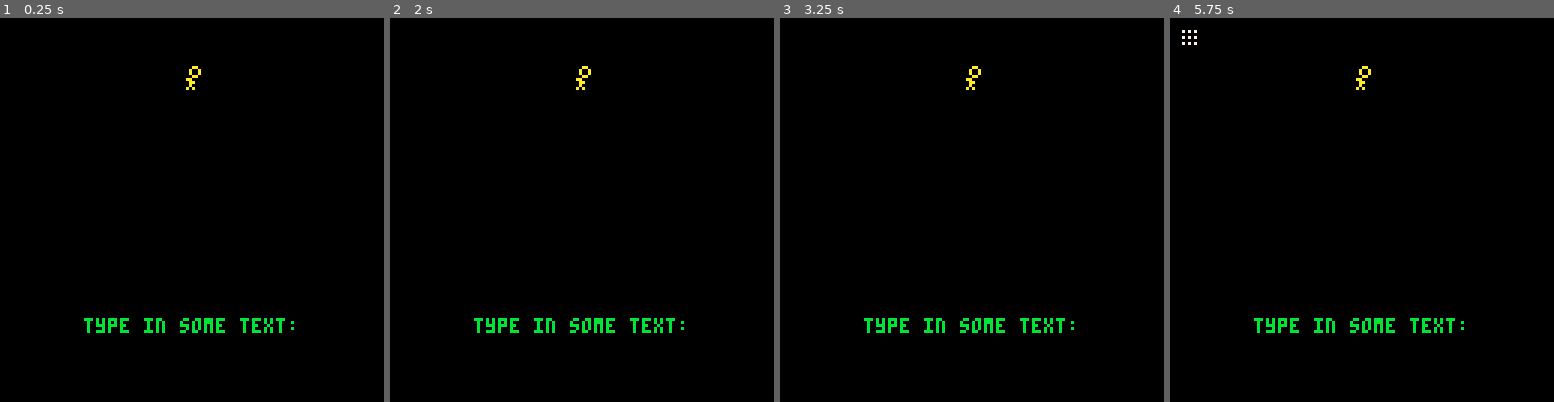
Above: before the commit, frames 1-4 (left to right).
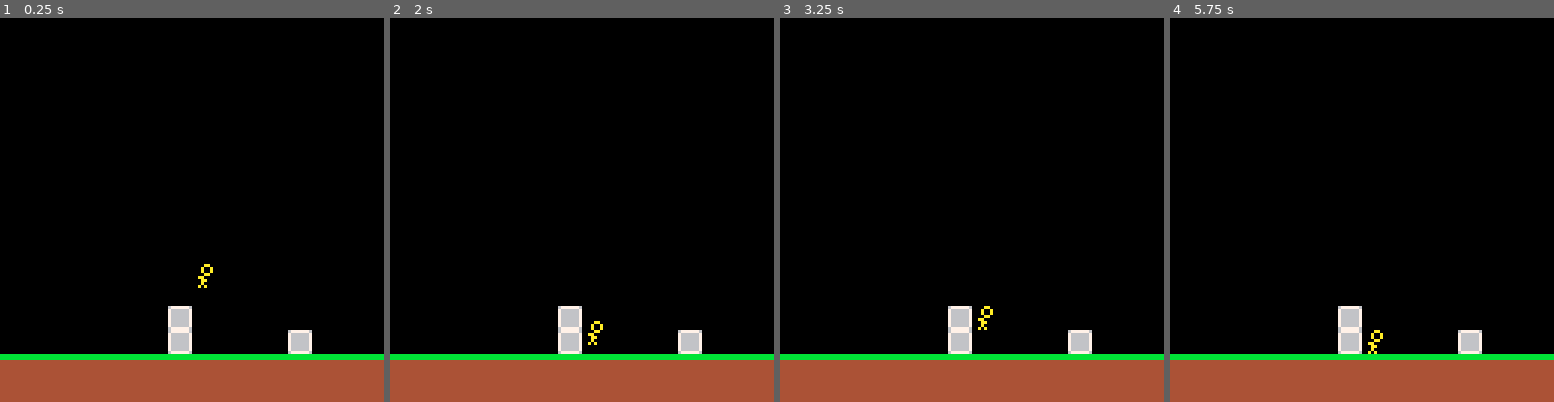
Above: after the commit, the same moments.

Repository: ruby-yacht/sietch-8
Game: PICO-8 cartridge hop.p8
The game is run twice, just before and just after one commit, with the same random seed, the same clock (stepped at 60 frames per second) and the same inputs.
Inputs:
- Up to frame 1 (0.25 s): no input
- Up to frame 2 (2 s): tap O (Z key) at 0.33, 0.7, 1.43 s
- Up to frame 3 (3.25 s): tap O (Z key) at 2.22, 3.1 s
- Up to frame 4 (5.75 s): tap O (Z key) at 3.98, 4.87 s

The runs differ from the first frame. In frame 1, 15% of the frame differs, in the area x 0-100%, y 12-100%; in frame 2, 15%; in frame 3, 15%; in frame 4, 15%, in the area x 0-100%, y 3-100%.

Commit message:
Keyboard input is working. Press "a"

Diff:
--- a/test.lua
+++ b/test.lua
@@ -5,89 +5,21 @@
 local players = {}
 local playerCount = 0
 
-asci="\1\2\3\4\5\6\7\8\9\10\11\12\13\14\15\16\17\18\19\20\21\22\23\24\25\26\27\28\29\30\31\32\33\34\35\36\37\38\39\40\41\42\43\44\45\46\47\48\49\50\51\52\53\54\55\56\57\58\59\60\61\62\63\64\65\66\67\68\69\70\71\72\73\74\75\76\77\78\79\80\81\82\83\84\85\86\87\88\89\90\91\92\93\94\95\96\97\98\99\100\101\102\103\104\105\106\107\108\109\110\111\112\113\114\115\116\117\118\119\120\121\122\123\124\125\126\127\128\129\130\131\132\133\134\135\136\137\138\139\140\141\142\143\144\145\146\147\148\149\150\151\152\153\154\155\156\157\158\159\160\161\162\163\164\165\166\167\168\169\170\171\172\173\174\175\176\177\178\179\180\181\182\183\184\185\186\187\188\189\190\191\192\193\194\195\196\197\198\199\200\201\202\203\204\205\206\207\208\209\210\211\212\213\214\215\216\217\218\219\220\221\222\223\224\225\226\227\228\229\230\231\232\233\234\235\236\237\238\239\240\241\242\243\244\245\246\247\248\249\250\251\252\253\254\255"
+poke(0x5F2D, 0x1)
 
--- main program ---------------
-function main()
-
-cls()
-spr(1,60,16)
-poke(24365,1) -- mouse+key kit
-
-t=""
-print("type in some text:",28,100,11)
-repeat
-  --grect(0,108,128,5)
-
-  print(t,64-len(t)*2,108,6)
-  --grect(64+len(t)*2,108,3,5,8)
-  --flip()
-  --grect(64+len(t)*2,108,3,5,0)
-  if stat(30)==true then
-    c=stat(31)
-    if c>=" " and c<="z" then
-      t=t..c
-    elseif c=="\8" then
-      t=fnd(t)
-    elseif c!="\13" then
-      cls()
-      color(7)
-      print("raw key:")
-      print(asc(c))
-      stop()
-    end
-  end
-until c=="\13"
-
-end --main()
-
--->8
--- functions ------------------
-
--- grect: draw proper rectangle
-function grect(h,v,x,y,c)
-  rectfill(h,v,h+x-1,v+y-1,c)
-end --grect(.)
-
--- return string minus last chr
-function fnd(a)
-  return sub(a,1,#a-1)
-end--fnd(.)
-
--- len: return string length
-function len(a)
-  return #a
-end -- len(.)
-
--- return pos # of str b in a
-function instr(a,b)
-local r=0
-  if (a==null or a=="") return 0
-  if (b==null or b=="") return 0
-  for i=1,#a-#b+1 do
-    if sub(a,i,i+#b-1)==b then
-      r=i
-      return r
-    end
-  end
-  return 0
-end --instr(.)
-
--- return ascii id of character
-function asc(a)
-  return instr(asci,a)
-end --asc(.)
-
-main()
 
 function _init()
     cls(1)
     print("Hop To Survive");
     initPlayers(1)
-   end
+end
 
 function _update()
     updatePlayers()
+
+    if stat(30) and stat(31) == "a" then
+        bouncePlayers()
+      end
 
     if btnp(4) then  -- 'Z' key
         bouncePlayers()
